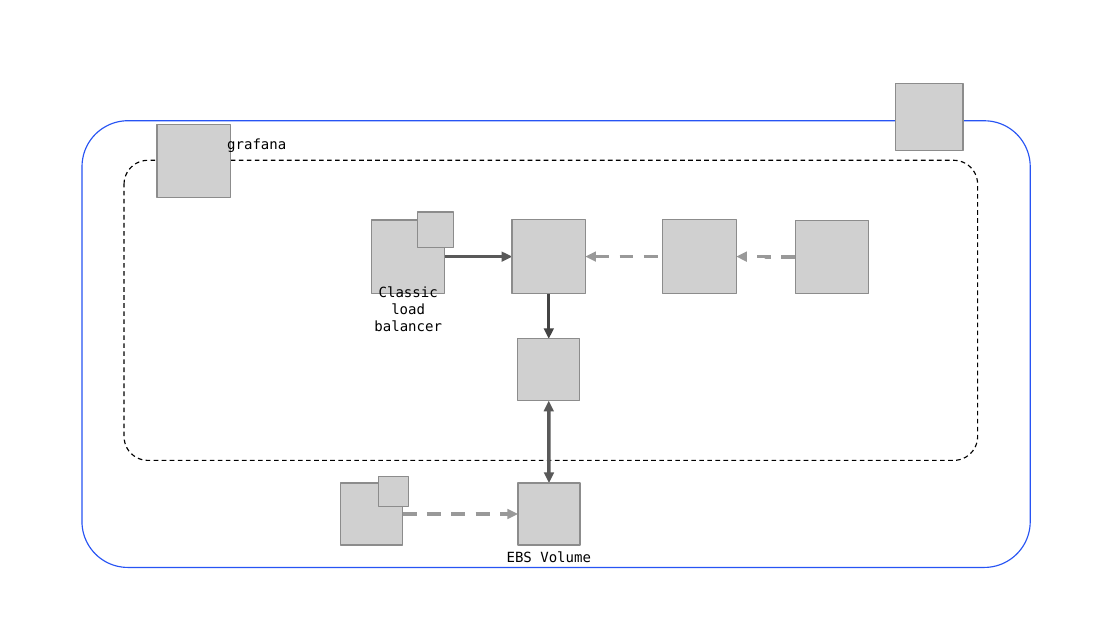
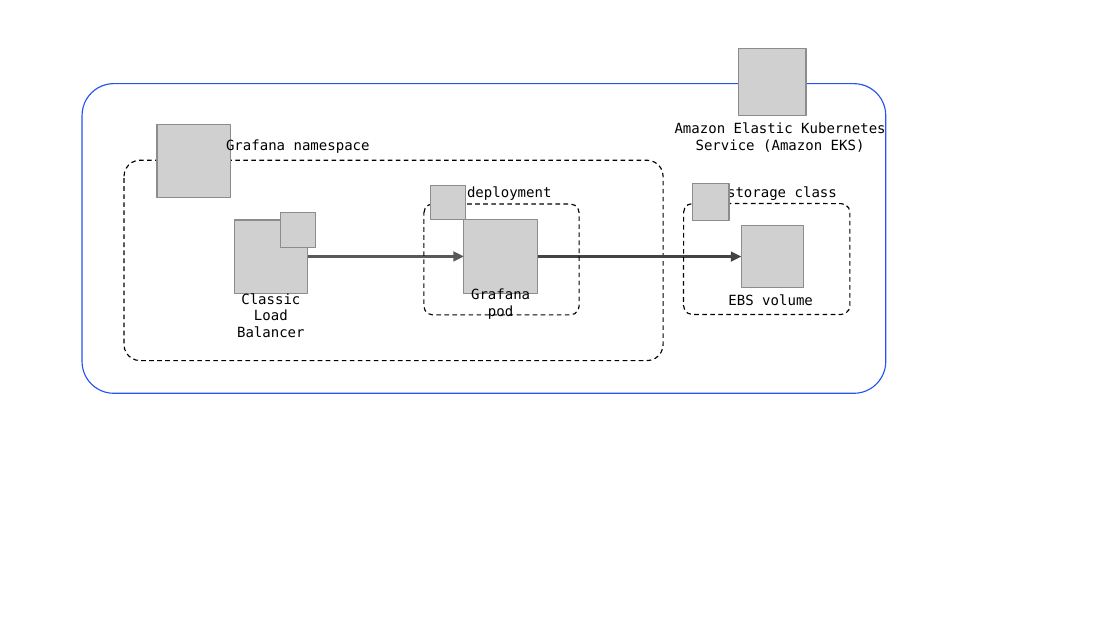
Before and after one commit to davmayd/quickstart-eks-grafana, a slide deck: slide 1 of images/architecture_diagram.pptx. Drawn at 1120x630 pixels with LibreOffice and Linux fonts; fonts in the diff are those of the drawing; grey boxes stand for pictures. Boxes give left, top, right and bottom in pixels: in the first picture for what was removed or moved away, otherwise in the second. Text is boxed around its words. In the diff, an @@ line names an element or a change of style, - is before the commit and + after.

```diff
--- a/images/architecture_diagram.pptx
+++ b/images/architecture_diagram.pptx
@@ picture: place and size @@
-picture at <box>896,83,963,150</box>
+picture at <box>739,48,806,115</box>
@@ rounded rectangle: place and size @@
-rounded rectangle at <box>82,121,1030,568</box>
+rounded rectangle at <box>82,84,886,393</box>
@@ text at <box>226,139,370,154</box>: text changed @@
-grafana
+Grafana namespace
@@ text added at <box>675,122,885,152</box>, 9 pt, text #000000 @@
+Amazon Elastic Kubernetes Service (Amazon EKS)
@@ rounded rectangle: place and size @@
-rounded rectangle at <box>124,160,978,460</box>
+rounded rectangle at <box>124,160,663,361</box>
@@ rounded rectangle added at <box>424,204,580,315</box>, outline #000000 0.75 pt dashed @@
@@ picture: place and size @@
-picture at <box>795,221,869,295</box>
+picture at <box>431,185,466,220</box>
@@ text added at <box>467,186,551,200</box>, 9 pt, text #000000 @@
+deployment
@@ rounded rectangle added at <box>683,204,849,315</box>, outline #000000 0.75 pt dashed @@
@@ picture: place and size @@
-picture at <box>340,483,402,544</box>
+picture at <box>692,184,729,221</box>
@@ text added at <box>727,186,837,201</box>, 9 pt, text #000000 @@
+storage class
@@ 2 pictures, 1 ellipse: place and size @@
-2 pictures, 1 ellipse at <box>372,212,454,292</box>
+2 pictures, 1 ellipse at <box>234,212,316,292</box>
@@ picture: place and size @@
-picture at <box>512,220,586,293</box>
+picture at <box>464,220,538,293</box>
@@ picture removed at <box>663,220,737,293</box> @@
@@ picture: place and size @@
-picture at <box>517,483,579,544</box>
+picture at <box>741,225,803,287</box>
@@ elbow arrow moved from (445, 256) - (512, 256) to (307, 256) - (464, 256) @@
@@ arrow moved from (549, 293) - (549, 338) to (538, 256) - (741, 256) @@
@@ elbow arrow removed from (663, 256) to (586, 256) @@
@@ elbow arrow removed from (795, 256) to (737, 256) @@
@@ text at <box>237,292,305,338</box>: text changed @@
-Classic load balancer
+Classic Load Balancer
@@ text added at <box>471,288,530,319</box>, 9 pt, text #000000 @@
+Grafana pod
@@ text at <box>728,294,813,306</box>: text changed @@
-EBS Volume
+EBS volume
@@ picture removed at <box>517,338,579,400</box> @@
@@ double arrow removed from (549, 401) to (549, 483) @@
@@ picture removed at <box>379,476,409,506</box> @@
@@ arrow removed from (402, 514) to (517, 514) @@
```
Also in this commit, not shown: 11 other files.
